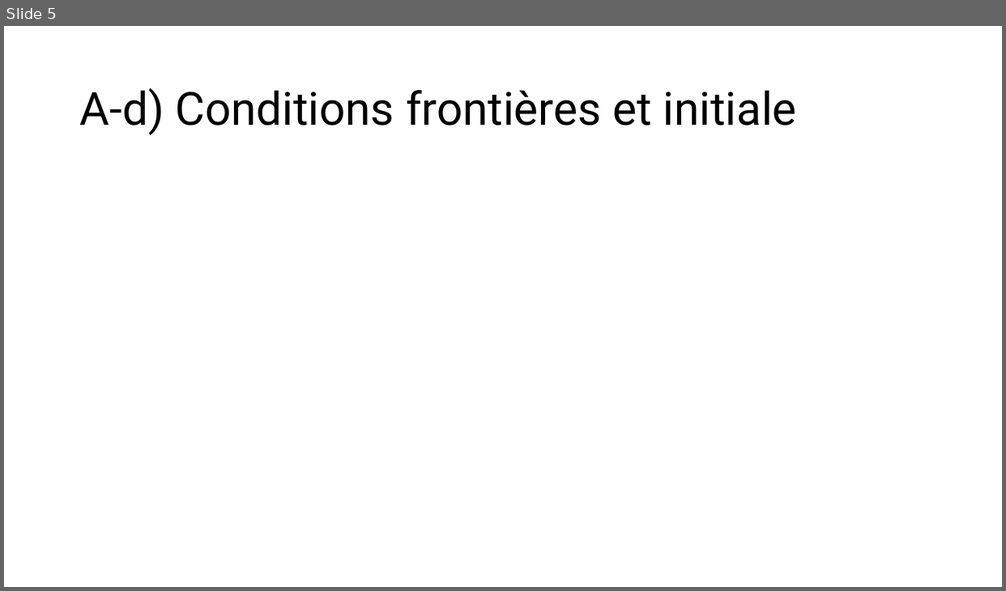
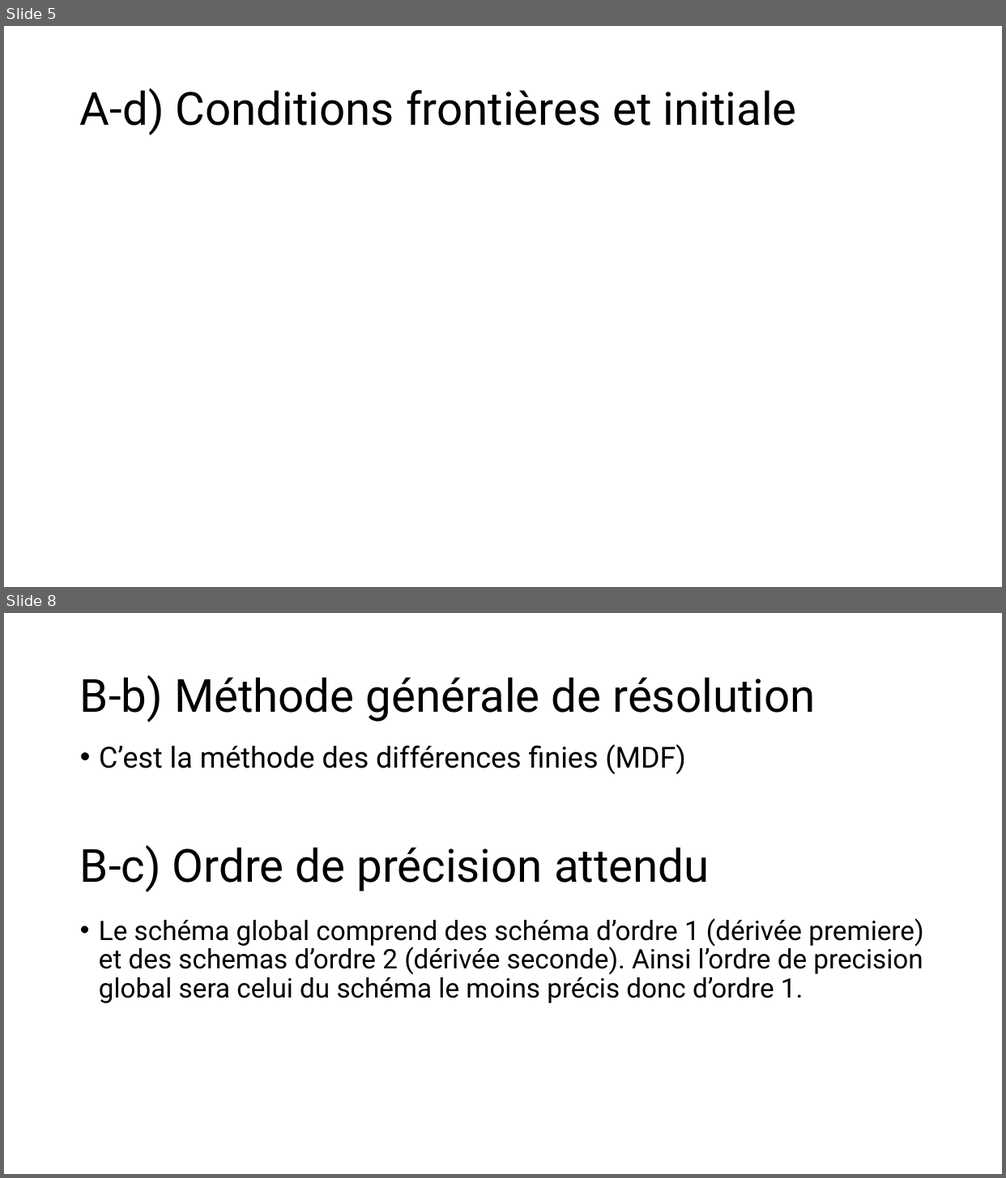
Before and after one commit to mehdibendaya/MEC8211-DEV1, a slide deck: Devoir_1.pptx. Shown one above the other, each under a label of ours: slide 5 before the commit, slides 5 and 8 after it; the slides between them are not shown. The pictures are 1006x591 and 1006x1178 pixels, drawn with LibreOffice and Linux fonts; fonts in the diff are those of the drawing; grey boxes stand for pictures. Boxes give left, top, right and bottom in pixels: in the first picture for what was removed or moved away, otherwise in the second. Text is boxed around its words. In the diff, an @@ line names an element or a change of style, - is before the commit and + after.

```diff
--- a/Devoir_1.pptx
+++ b/Devoir_1.pptx
@@ slide 8 added at (x1=4, y1=613, x2=1002, y2=1174), background #FFFFFF @@
@@ title added at (x1=80, y1=675, x2=815, y2=722), 44 pt, text #000000 @@
+B-b) Méthode générale de résolution
@@ text added at (x1=99, y1=744, x2=686, y2=774), 28 pt, text #000000 @@
+• C’est la méthode des différences finies (MDF)
@@ text added at (x1=80, y1=845, x2=710, y2=892), 44 pt, text #000000 @@
+B-c) Ordre de précision attendu
@@ text added at (x1=99, y1=918, x2=923, y2=1003), 25.9 pt, text #000000 @@
+• Le schéma global comprend des schéma d’ordre 1 (dérivée premiere) et des schemas d’ordre 2 (dérivée seconde). Ainsi l’ordre de precision global sera celui du schéma le moins précis donc d’ordre 1.
```
Also in this commit, not shown: 1 slide changed, 5 other slides added.
